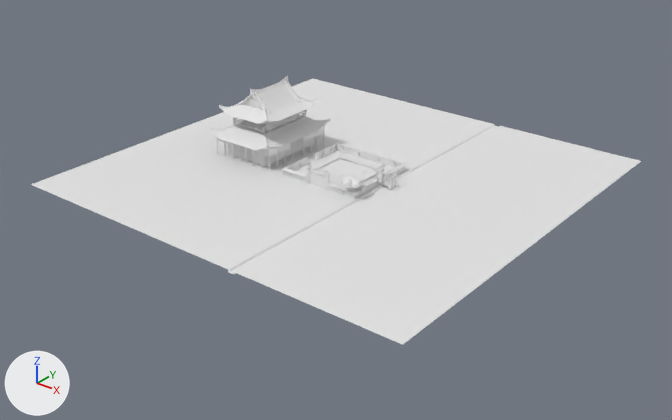
What one commit did to the FBX model Prototipo1/Assets/Mesh/SM/SM_Arena_Frame_01.fbx.
The view is the same before and after, from a 50 mm lens placed at (121.2, -167.0, 89.3), pointed at (-2.4, -12.6, -6.5). The lights are fixed; the arrows at lower left show +X, +Y and +Z. Materials are left out; every surface is plain grey. Where no turn or scale is listed for an object, it has been applied to the vertices. Vertices at the same position are counted once.

The first picture shows 'SM_Ext_Floor_01', 'SM_River_01', 'SM_Temple_01'.
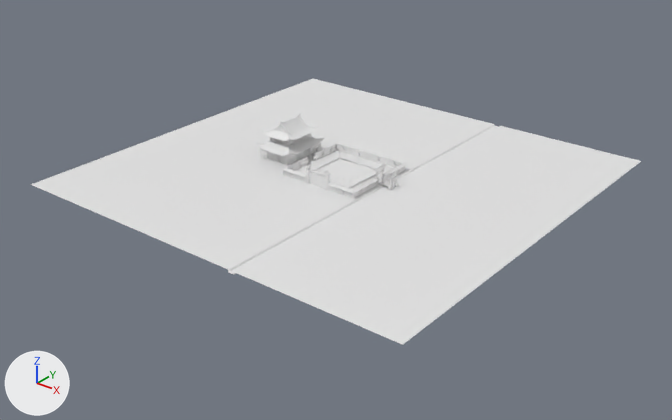
Changed parts and their boxes [x1, y1, x2, y2] in the pictures (672 x 420 px):
'SM_Temple_01', mesh rescaled (44% narrower, 45% shorter): before [209, 76, 331, 171]; after [257, 114, 325, 166]
'SM_Perimeter_01', moved: before [308, 149, 383, 175]; after [301, 146, 387, 181]

The edits, one by one:
me_mesh_001 has 2156 vertices, 1605 faces and spans x -38.5..-19.0, y -17.9..6.5, z 0.0..17.8.
me_mesh_001 is used by ob_sm_temple_01; location (0.0, 0.0, 0.0).
me_mesh_001 part 1: the whole mesh is scaled about its middle by 0.561, then moved by (6.4, 0.2, -3.9).
Object 'SM_Perimeter_01' (ob_sm_perimeter_01) moves from (1.0, 1.0, 0.0) to (-5.5, -5.5, 0.0).
Object 'SM_Statue_02' (ob_sm_statue_02) moves from (-9.2, -14.7, 0.0) to (-15.8, -4.2, 0.0).
